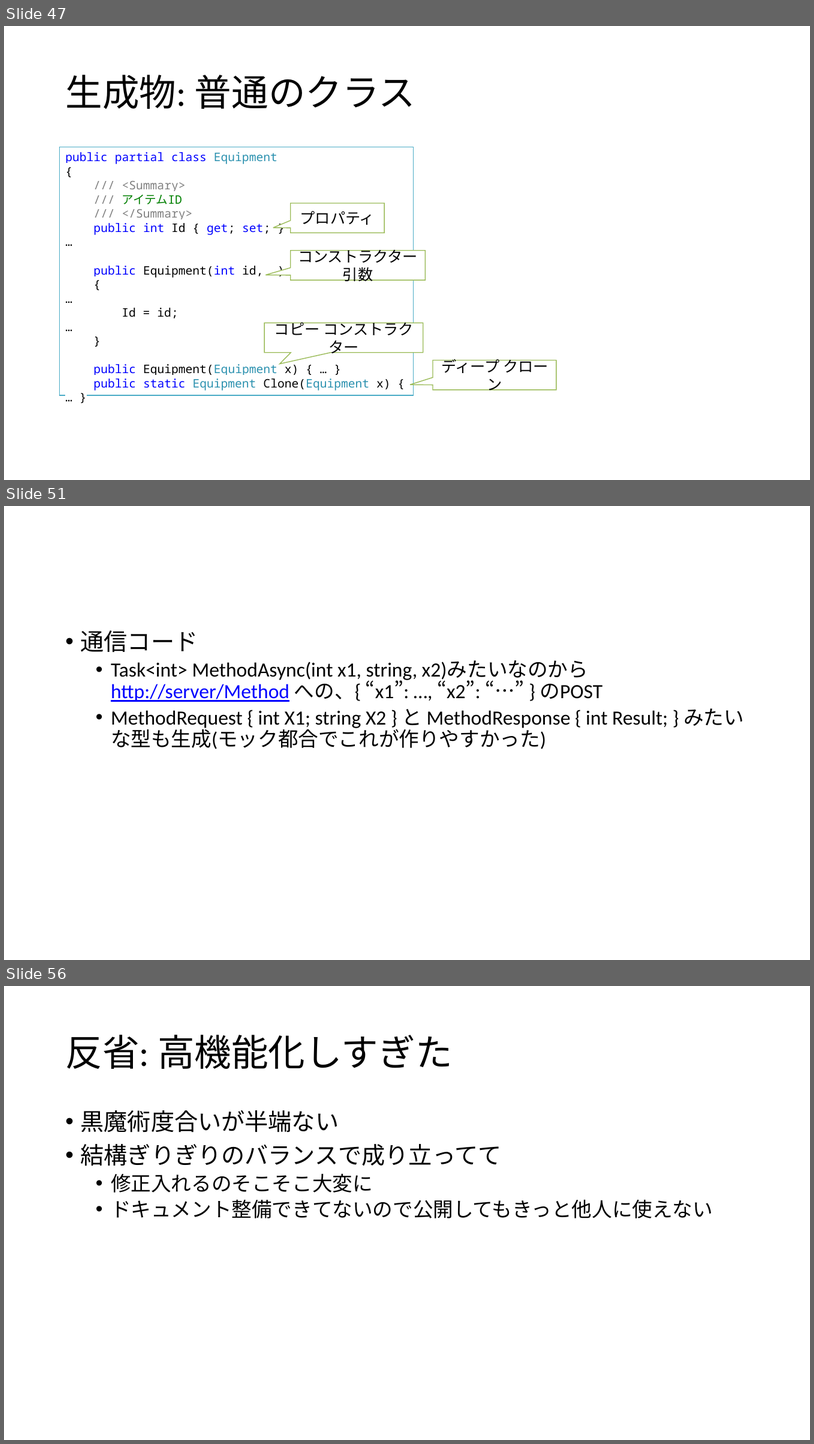
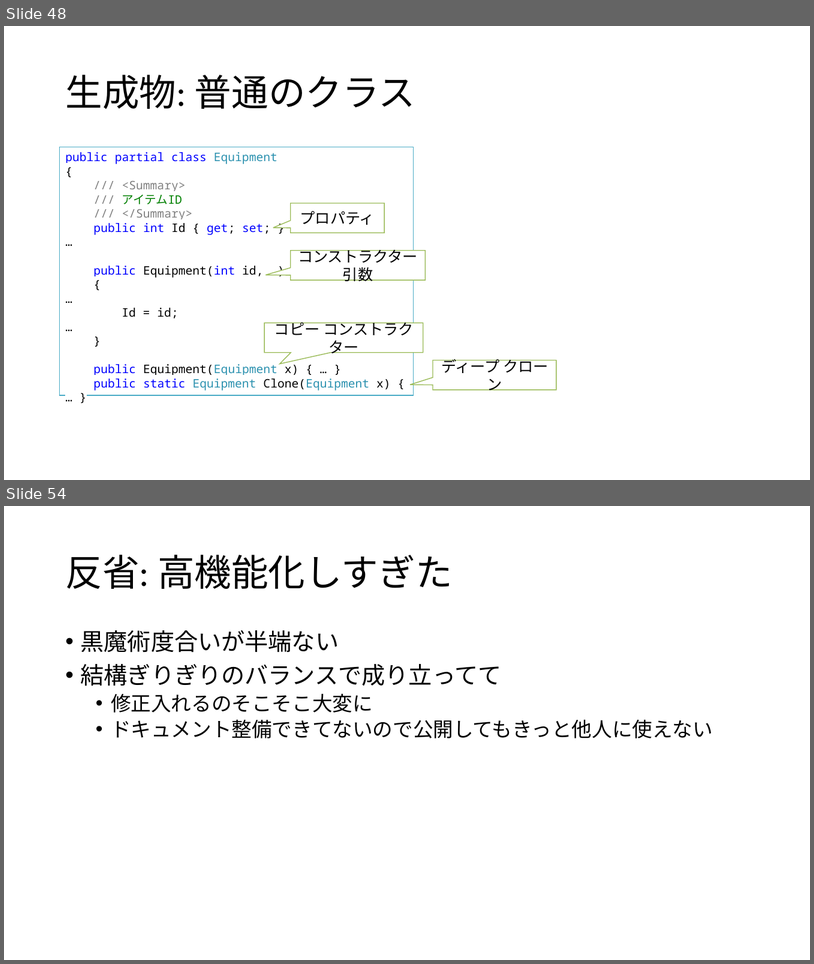
Before and after one commit to ppcuni/UnityCsharp20150321, a slide deck: doc/自社フレームワーク.pptx. Shown one above the other, each under a label of ours: slides 47, 51 and 56 before the commit, slides 48 and 54 after it; the slides between them are not shown. The pictures are 814x1444 and 814x964 pixels, drawn with LibreOffice and Linux fonts; fonts in the diff are those of the drawing. Boxes give left, top, right and bottom in pixels: in the first picture for what was removed or moved away, otherwise in the second. Text is boxed around its words. In the diff, an @@ line names an element or a change of style, - is before the commit and + after.

Commit message:
通信コード生成 の説明完成

```diff
--- a/doc/自社フレームワーク.pptx
+++ b/doc/自社フレームワーク.pptx
@@ slide 51 removed at [4,506,810,960], background #FFFFFF @@
@@ text removed at [81,630,744,749] @@
-• 通信コード
-  • Task<int> MethodAsync(int x1, string, x2)みたいなのから
-    http://server/Method への、{ “x1”: …, “x2”: “…” } のPOST
-  • MethodRequest { int X1; string X2 } と MethodResponse { int Result; } みたいな型も生成(モック都合でこれが作りやすかった)
@@ what was slide 47 is now slide 48 @@
@@ what was slide 56 is now slide 54 @@
```
Also in this commit, not shown: 4 slides changed, 3 slides added, 4 other slides removed.
